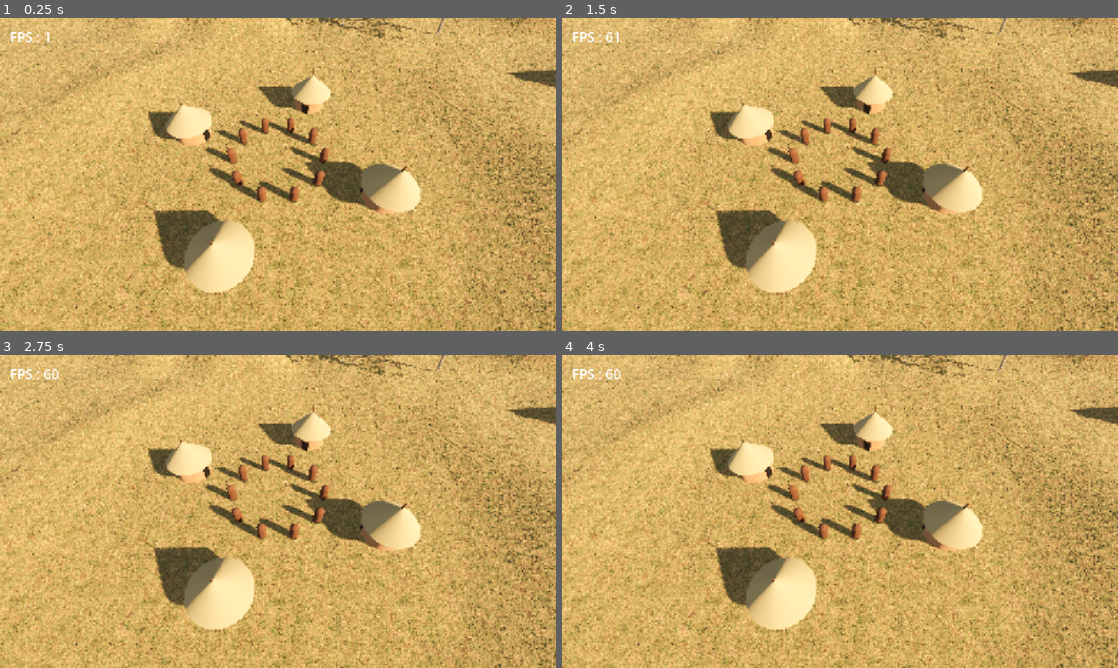
Above: before the commit, frames 1-4 (two rows, left to right).
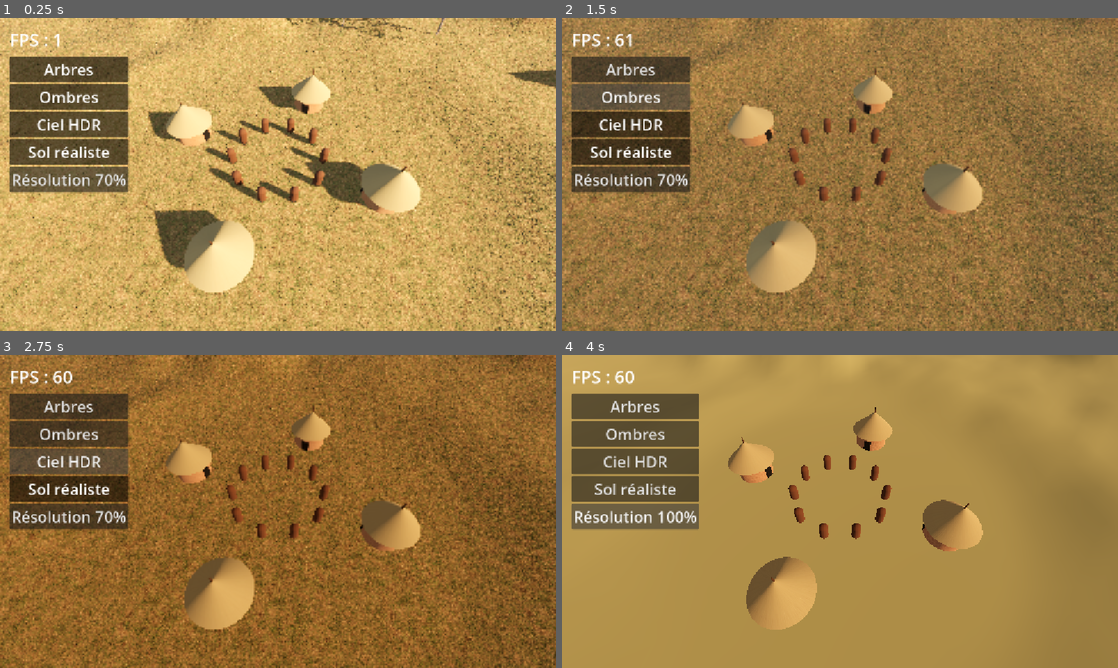
Above: after the commit, the same moments.

Repository: barroapk/faso-kanou
Game: Godot game, scene res://scenes/main.tscn
The game is run twice, just before and just after one commit, with the same random seed, the same clock (stepped at 60 frames per second) and the same inputs. A sky picture missing from this copy of the repository is replaced by a grey-blue gradient.
Inputs (mouse positions are in pixels of both pictures, inside the frame that each line leads up to):
- Up to frame 1 (0.25 s): no input
- Up to frame 2 (1.5 s): click (628, 68) at 0.5 s, where only the run after the commit has a clickable "Arbres"; click (628, 96) at 1.25 s, where only the run after the commit has a clickable "Ombres"
- Up to frame 3 (2.75 s): click (66, 461) at 2 s, where only the run after the commit has a clickable "Ciel HDR"
- Up to frame 4 (4 s): click (628, 489) at 2.75 s, where only the run after the commit has a clickable "Sol réaliste"; click (628, 517) at 3.5 s, where only the run after the commit has a clickable "Résolution 70%"

The runs differ from the first frame. In frame 1, 9.2% of the frame differs, in the area x 1-24%, y 4-56%; in frame 2, 98%; in frame 3, 99%, in the area x 0-100%, y 0-100%; in frame 4, 82%.

Commit message:
Boutons de test de performance

Diff:
--- a/scripts/main.gd
+++ b/scripts/main.gd
@@ -1,6 +1,14 @@
 extends Node3D
 
 var terrain
+var vegetation
+var soleil: DirectionalLight3D
+var env: Environment
+var materiau_sol: Material
+var materiau_simple := StandardMaterial3D.new()
+var etiquette_fps: Label
+var echelles := [0.5, 0.7, 1.0]
+var index_echelle := 1
 
 func _ready() -> void:
     get_viewport().scaling_3d_scale = 0.7
@@ -10,14 +18,16 @@
     _creer_mer()
     terrain = preload("res://scripts/terrain.gd").new()
     add_child(terrain)
+    materiau_sol = terrain.material_override
+    materiau_simple.albedo_color = Color(0.55, 0.5, 0.3)
     _creer_camera()
     _creer_habitants(10)
     _creer_cases(4)
     _creer_vegetation()
-    _creer_fps()
+    _creer_interface()
 
 func _creer_ciel() -> void:
-    var env := Environment.new()
+    env = Environment.new()
     env.background_mode = Environment.BG_SKY
     var mat_ciel := PanoramaSkyMaterial.new()
     mat_ciel.panorama = load("res://assets/ciel/kiara_8_sunset_4k.hdr")
@@ -35,7 +45,7 @@
     add_child(monde)
 
 func _creer_soleil() -> void:
-    var soleil := DirectionalLight3D.new()
+    soleil = DirectionalLight3D.new()
     soleil.rotation_degrees = Vector3(-25, 60, 0)
     soleil.light_color = Color(1.0, 0.85, 0.65)
     soleil.light_energy = 1.3
@@ -89,20 +99,55 @@
         add_child(maison)
 
 func _creer_vegetation() -> void:
-    var vegetation = preload("res://scripts/vegetation.gd").new()
+    vegetation = preload("res://scripts/vegetation.gd").new()
     vegetation.terrain = terrain
     add_child(vegetation)
 
-var etiquette_fps: Label
-
-func _creer_fps() -> void:
+func _creer_interface() -> void:
     var couche := CanvasLayer.new()
     add_child(couche)
     etiquette_fps = Label.new()
     etiquette_fps.position = Vector2(20, 20)
-    etiquette_fps.add_theme_font_size_override("font_size", 28)
+    etiquette_fps.add_theme_font_size_override("font_size", 36)
     couche.add_child(etiquette_fps)
+    var boutons := VBoxContainer.new()
+    boutons.position = Vector2(20, 80)
+    couche.add_child(boutons)
+    _ajouter_bouton(boutons, "Arbres", func(actif): vegetation.visible = actif)
+    _ajouter_bouton(boutons, "Ombres", func(actif): soleil.shadow_enabled = actif)
+    _ajouter_bouton(boutons, "Ciel HDR", _changer_ciel)
+    _ajouter_bouton(boutons, "Sol réaliste", func(actif): terrain.material_override = materiau_sol if actif else materiau_simple)
+    var res := Button.new()
+    res.text = "Résolution 70%"
+    res.add_theme_font_size_override("font_size", 32)
+    res.pressed.connect(_changer_resolution.bind(res))
+    boutons.add_child(res)
+
+func _ajouter_bouton(parent: Control, texte: String, action: Callable) -> void:
+    var b := Button.new()
+    b.text = texte
+    b.toggle_mode = true
+    b.button_pressed = true
+    b.add_theme_font_size_override("font_size", 32)
+    b.toggled.connect(action)
+    parent.add_child(b)
+
+func _changer_ciel(actif: bool) -> void:
+    if actif:
+        env.background_mode = Environment.BG_SKY
+        env.ambient_light_source = Environment.AMBIENT_SOURCE_SKY
+        env.reflected_light_source = Environment.REFLECTION_SOURCE_SKY
+    else:
+        env.background_mode = Environment.BG_COLOR
+        env.background_color = Color(0.55, 0.7, 0.9)
+        env.ambient_light_source = Environment.AMBIENT_SOURCE_COLOR
+        env.ambient_light_color = Color(0.6, 0.6, 0.65)
+        env.reflected_light_source = Environment.REFLECTION_SOURCE_DISABLED
+
+func _changer_resolution(bouton: Button) -> void:
+    index_echelle = (index_echelle + 1) % echelles.size()
+    get_viewport().scaling_3d_scale = echelles[index_echelle]
+    bouton.text = "Résolution %d%%" % int(echelles[index_echelle] * 100)
 
 func _process(_delta: float) -> void:
-    if etiquette_fps:
-        etiquette_fps.text = "FPS : %d" % Engine.get_frames_per_second()
+    etiquette_fps.text = "FPS : %d" % Engine.get_frames_per_second()
